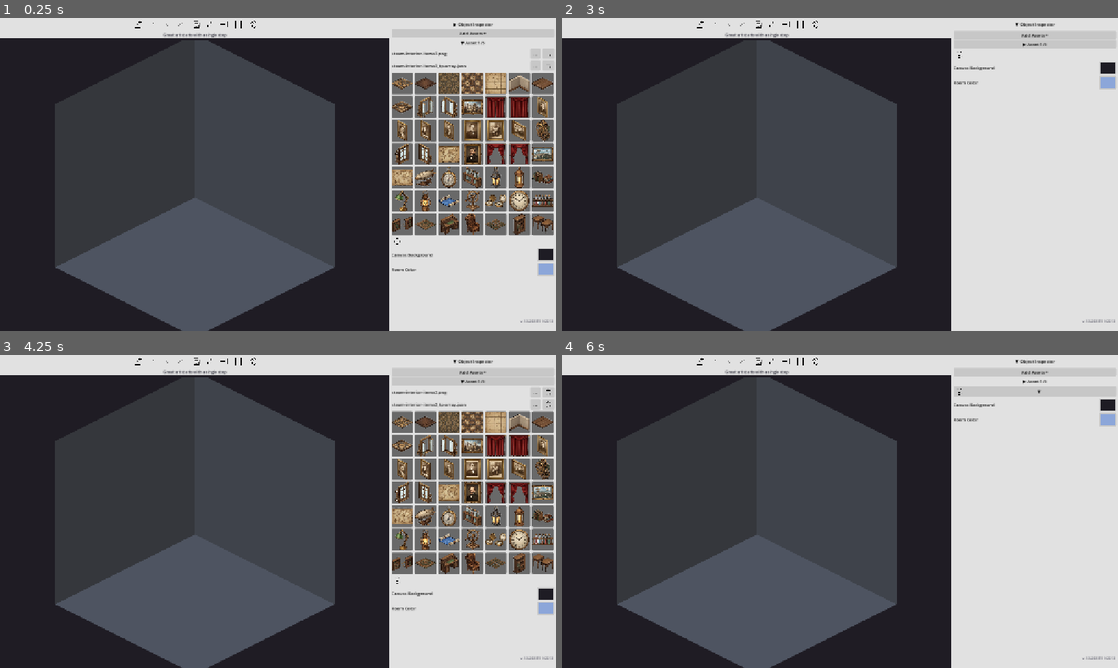
Above: before the commit, frames 1-4 (two rows, left to right).
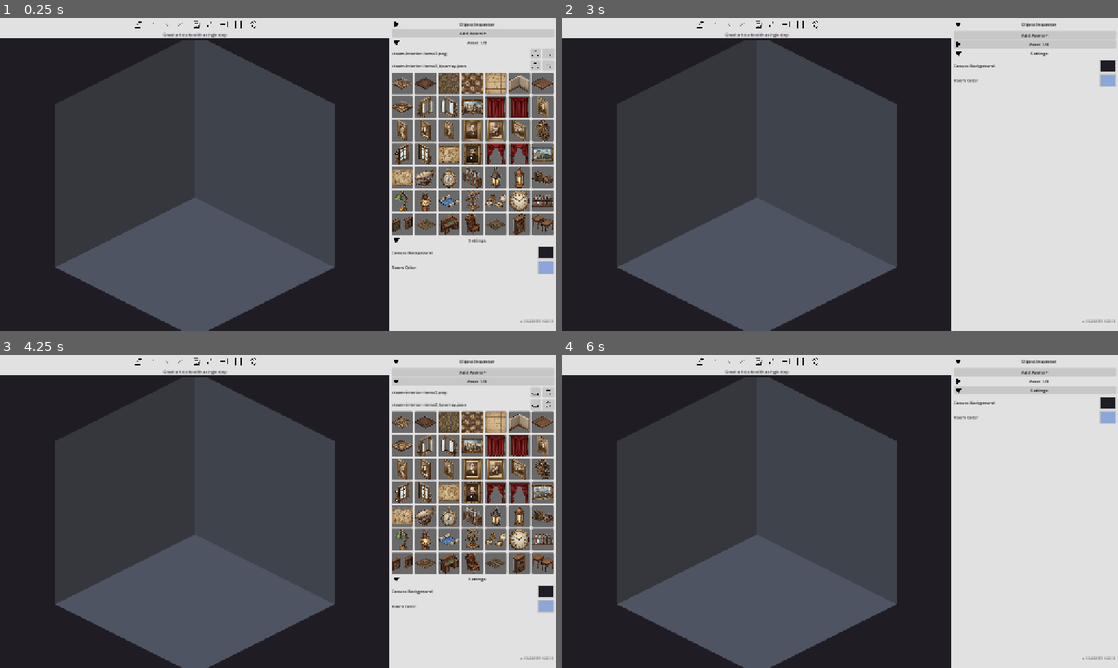
Above: after the commit, the same moments.

Repository: imehesz/two-wall-isometric-world-terrain-constructor-suit
Game: Godot game, scene res://scenes/MainEditor.tscn
The game is run twice, just before and just after one commit, with the same random seed, the same clock (stepped at 60 frames per second) and the same inputs.
Inputs (mouse positions are in pixels of both pictures, inside the frame that each line leads up to):
- Up to frame 1 (0.25 s): no input
- Up to frame 2 (3 s): click (1034, 24) at 0.5 s, where only the run before the commit has a clickable "▶ Object Inspector"; click (1034, 24) at 1.25 s, where only the run before the commit has a clickable "▼ Object Inspector"; click (1034, 24) at 2 s, where only the run after the commit has a clickable "Object Inspector"; click (1034, 43) at 2.75 s, where only the run before the commit has a clickable "▼ Asset 1/5"
- Up to frame 3 (4.25 s): click (472, 380) at 3.5 s, where only the run before the commit has a clickable "▶ Asset 1/5"
- Up to frame 4 (6 s): click (1034, 380) at 4.25 s, where only the run after the commit has a clickable "Asset 1/5"; click (1034, 392) at 5.02 s; click (1034, 392) at 5.75 s, where only the run before the commit has a clickable "▶"

The runs differ from the first frame. In frame 1, 0.4% of the frame differs, in the area x 70-100%, y 1-83%; in frame 2, 0.4%; in frame 3, 0.4%; in frame 4, 0.5%, in the area x 70-100%, y 1-23%.

Commit message:
Updated some icons to look sexy ... NOT

Diff:
--- a/scenes/MainEditor.tscn
+++ b/scenes/MainEditor.tscn
@@ -1,7 +1,9 @@
-[gd_scene load_steps=17 format=3 uid="uid://rnayxcg51itq"]
+[gd_scene load_steps=18 format=3 uid="uid://rnayxcg51itq"]
 
 [ext_resource type="Script" uid="uid://cwjsx3l3cdkfs" path="res://scripts/MainEditor.gd" id="1_script"]
 [ext_resource type="Script" uid="uid://6ex8x1b02nfe" path="res://scripts/grid_overlay.gd" id="grid_overlay"]
+[ext_resource type="Texture2D" uid="uid://jkeli8ytdaxn" path="res://assets/icons/icon-arrow_down.png" id="icon_arrow_down"]
+[ext_resource type="Texture2D" uid="uid://bgb1hxjo5mes3" path="res://assets/icons/icon-arrow_right.png" id="icon_arrow_right"]
 [ext_resource type="Texture2D" uid="uid://ctc0jqkbbugtg" path="res://assets/icons/icon_grid.png" id="icon_grid"]
 [ext_resource type="Texture2D" uid="uid://c0vdnt11hlc7b" path="res://assets/icons/icon_help.png" id="icon_help"]
 [ext_resource type="Texture2D" uid="uid://d00j5dhhvvuoe" path="res://assets/icons/icon_import.png" id="icon_import"]
@@ -10,7 +12,6 @@
 [ext_resource type="Texture2D" uid="uid://qoiiew2d045a" path="res://assets/icons/icon_redo.png" id="icon_redo"]
 [ext_resource type="Texture2D" uid="uid://3ehkeyb8d0ja" path="res://assets/icons/icon_save.png" id="icon_save"]
 [ext_resource type="Texture2D" uid="uid://c5r72kkcba5ex" path="res://assets/icons/icon_select.png" id="icon_select"]
-[ext_resource type="Texture2D" uid="uid://b6nmug1ga4ogs" path="res://assets/icons/icon_settings.png" id="icon_settings"]
 [ext_resource type="Texture2D" uid="uid://cbblgtc7fg044" path="res://assets/icons/icon_undo.png" id="icon_undo"]
 
 [sub_resource type="StyleBoxFlat" id="StyleBoxFlat_toolbar_bg"]
@@ -238,7 +239,9 @@
 layout_mode = 2
 size_flags_horizontal = 3
 tooltip_text = "Object Inspector"
-text = "▶ Object Inspector"
+theme_override_constants/icon_max_width = 15
+text = "Object Inspector"
+icon = ExtResource("icon_arrow_right")
 flat = true
 clip_text = true
 
@@ -267,7 +270,9 @@
 layout_mode = 2
 size_flags_horizontal = 3
 tooltip_text = "Global Settings"
-icon = ExtResource("icon_settings")
+theme_override_constants/icon_max_width = 15
+text = "Settings"
+icon = ExtResource("icon_arrow_down")
 flat = true
 clip_text = true
 
--- a/scripts/MainEditor.gd
+++ b/scripts/MainEditor.gd
@@ -24,12 +24,18 @@
 
 const MAX_ASSETS = 5
 
+# Arrow icons for collapsible sections
+var _icon_arrow_down: Texture2D = null
+var _icon_arrow_right: Texture2D = null
+
 
 # ════════════════════════════════════════════════════════════
 # Initialization
 # ════════════════════════════════════════════════════════════
 
 func _ready() -> void:
+	_icon_arrow_down = load("res://assets/icons/icon-arrow_down.png")
+	_icon_arrow_right = load("res://assets/icons/icon-arrow_right.png")
 	_apply_bg_color(COLOR_BG)
 	_apply_room_color(COLOR_ROOM)
 	_draw_room()
@@ -625,12 +631,14 @@
 		inspector_content.visible = false
 		var btn = inspector_section.get_node_or_null("HeaderButton")
 		if btn:
-			btn.text = "\u25b6 Object Inspector"
+			btn.icon = _icon_arrow_right
+			btn.text = "Object Inspector"
 		return
 	inspector_content.visible = true
 	var hdr_btn = inspector_section.get_node_or_null("HeaderButton")
 	if hdr_btn:
-		hdr_btn.text = "\u25bc Object Inspector"
+		hdr_btn.icon = _icon_arrow_down
+		hdr_btn.text = "Object Inspector"
 	# Clear existing rows
 	for child in inspector_content.get_children():
 		child.queue_free()
@@ -835,9 +843,8 @@
 
 func _toggle_section(btn: Button, content: Control) -> void:
 	content.visible = !content.visible
-	# Strip arrow prefix (2 chars: arrow + space) and prepend new arrow
-	var title = btn.text.substr(2)
-	btn.text = ("\u25bc " if content.visible else "\u25b6 ") + title
+	# Swap arrow icon (no text prefix needed — icon handles the arrow)
+	btn.icon = _icon_arrow_down if content.visible else _icon_arrow_right
 
 
 func _get_static_sections() -> Array:
@@ -908,7 +915,9 @@
 	btn.name = "HeaderButton"
 	btn.flat = true
 	btn.size_flags_horizontal = Control.SIZE_EXPAND_FILL
-	btn.text = "▼ Asset %d/%d" % [number, MAX_ASSETS]
+	btn.icon = _icon_arrow_down
+	btn.add_theme_constant_override("icon_max_width", 15)
+	btn.text = "Asset %d/%d" % [number, MAX_ASSETS]
 	btn.clip_text = true
 	section.add_child(btn)
 
@@ -932,7 +941,8 @@
 	png_row.add_child(png_label)
 	var png_btn := Button.new()
 	png_btn.name = "PngLoadBtn"
-	png_btn.text = "..."
+	png_btn.icon = load("res://assets/icons/icon_upload.png")
+	png_btn.add_theme_constant_override("icon_max_width", 15)
 	png_btn.custom_minimum_size = Vector2(24, 0)
 	png_btn.pressed.connect(_on_set_png_pressed.bind(set_id))
 	png_row.add_child(png_btn)
@@ -958,7 +968,8 @@
 	json_row.add_child(json_label)
 	var json_btn := Button.new()
 	json_btn.name = "JsonLoadBtn"
-	json_btn.text = "..."
+	json_btn.icon = load("res://assets/icons/icon_upload.png")
+	json_btn.add_theme_constant_override("icon_max_width", 15)
 	json_btn.custom_minimum_size = Vector2(24, 0)
 	json_btn.pressed.connect(_on_set_json_pressed.bind(set_id))
 	json_row.add_child(json_btn)
@@ -1275,10 +1286,8 @@
 	for i in range(total):
 		var btn: Button = children[i].get_node_or_null("HeaderButton")
 		if btn:
-			var is_collapsed = btn.text.begins_with("\u25b6")
-			var arrow = "\u25b6 " if is_collapsed else "\u25bc "
 			# Bottom child (i=total-1) → 1/5, top child (i=0) → total/5
-			btn.text = arrow + "Asset %d/%d" % [total - i, MAX_ASSETS]
+			btn.text = "Asset %d/%d" % [total - i, MAX_ASSETS]
 
 
 # ════════════════════════════════════════════════════════════
Binary file added: assets/icons/icon-arrow_down.png
Binary file added: assets/icons/icon-arrow_right.png
Binary file added: assets/icons/icon_upload.png
